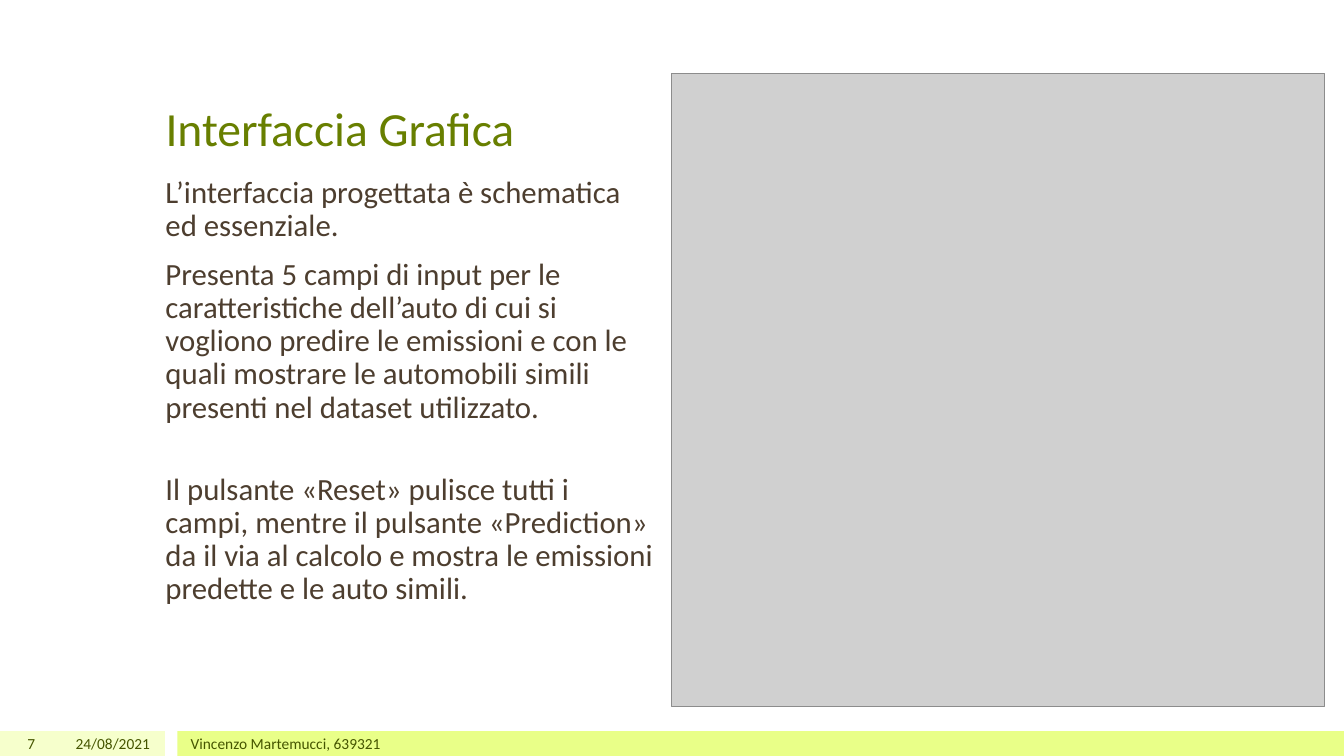
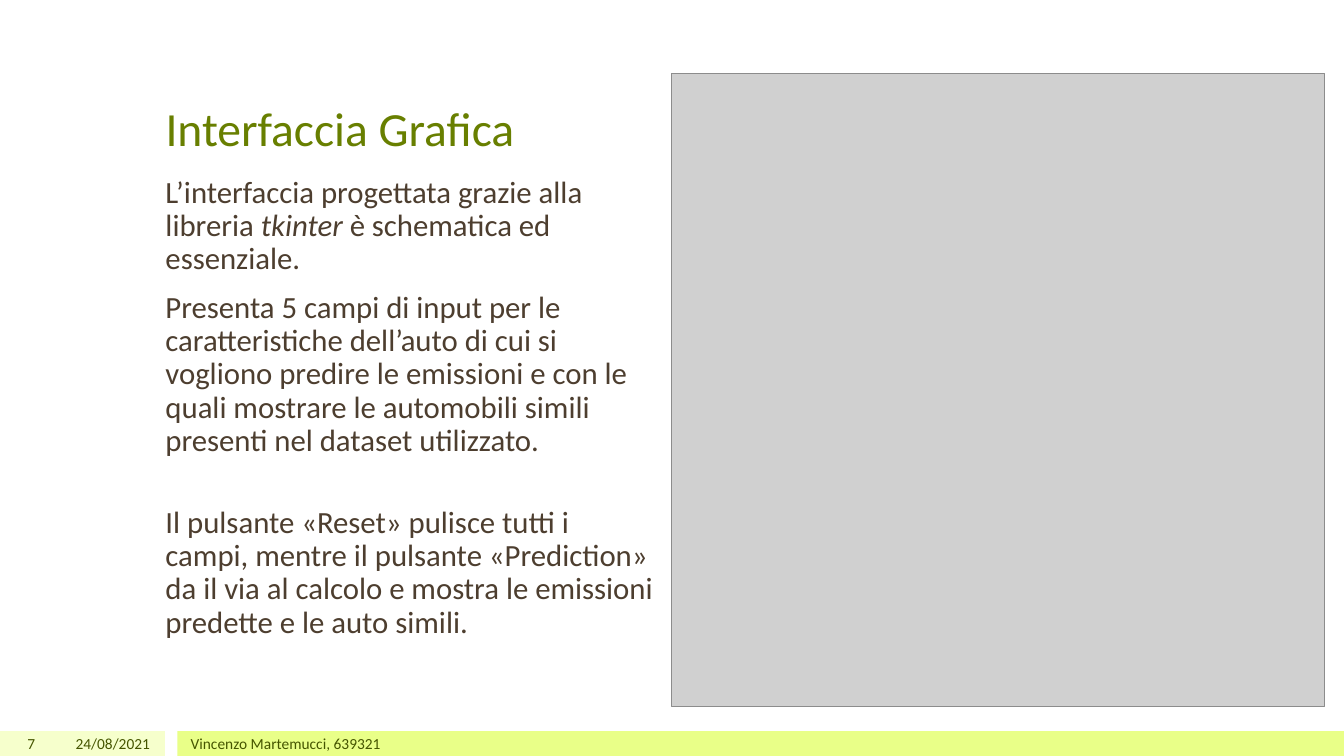
Before and after one commit to raimondoDiSangro/co2_car_emissions_ICON, a slide deck: slide 7 of Presentazione Progetto.pptx. Drawn at 1344x756 pixels with LibreOffice and Linux fonts; fonts in the diff are those of the drawing; grey boxes stand for pictures. Boxes give left, top, right and bottom in pixels: in the first picture for what was removed or moved away, otherwise in the second. Text is boxed around its words. In the diff, an @@ line names an element or a change of style, - is before the commit and + after.

```diff
--- a/Presentazione Progetto.pptx
+++ b/Presentazione Progetto.pptx
@@ text at box(165, 181, 583, 270): text changed @@
-L’interfaccia progettata è schematica ed essenziale.
+L’interfaccia progettata grazie alla libreria tkinter è schematica ed essenziale.
```
Also in this commit, not shown: 2 other slides changed, 2 other files.
